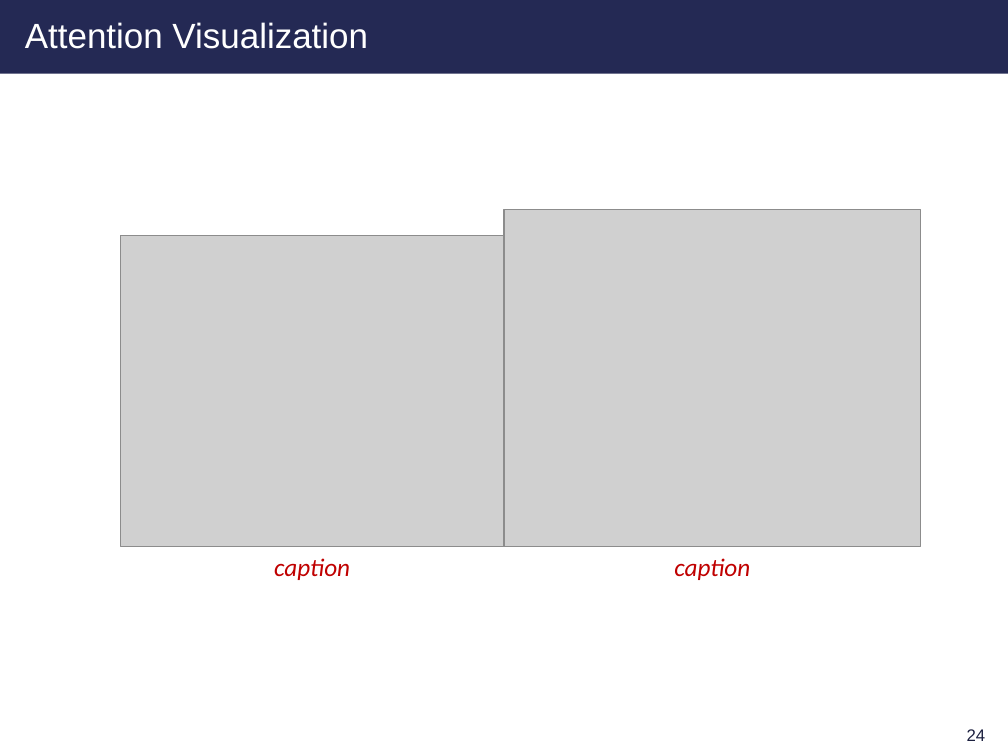
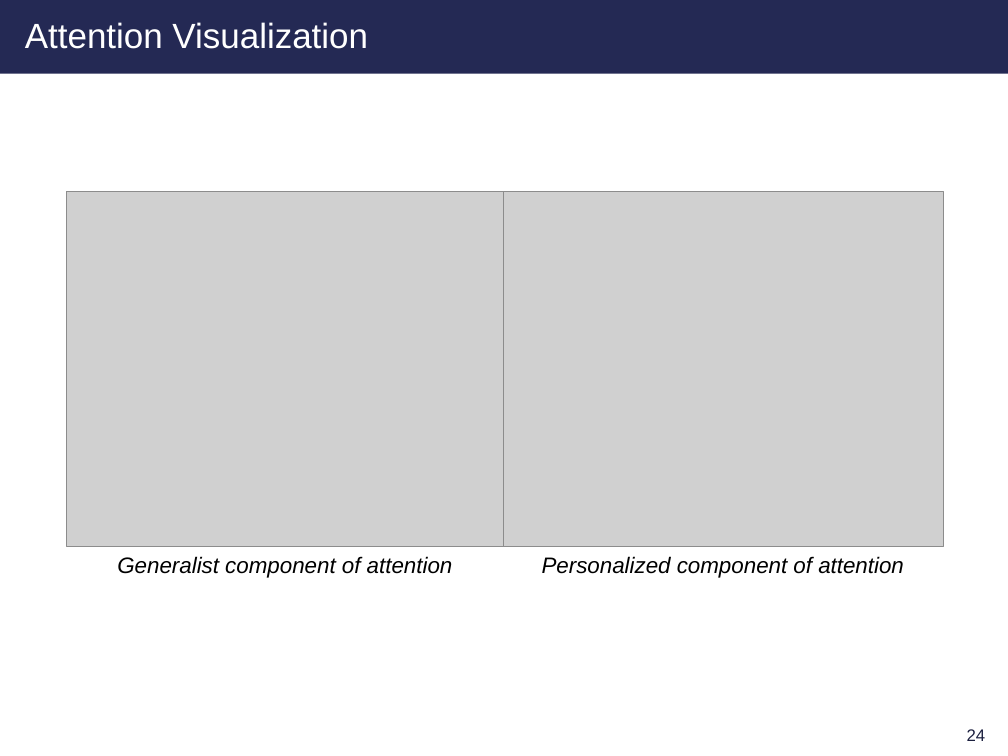
Before and after one commit to clara-gdef/defense, a slide deck: slide 25 of defense.pptx. Drawn at 1008x756 pixels with LibreOffice and Linux fonts; fonts in the diff are those of the drawing; grey boxes stand for pictures; background and template pictures are left out. Boxes give left, top, right and bottom in pixels: in the first picture for what was removed or moved away, otherwise in the second. Text is boxed around its words. In the diff, an @@ line names an element or a change of style, - is before the commit and + after.

Commit message:
wip

```diff
--- a/defense.pptx
+++ b/defense.pptx
@@ picture: place and size @@
-picture at <box>120,236,504,546</box>
+picture at <box>67,192,504,546</box>
@@ picture: place and size @@
-picture at <box>504,210,920,546</box>
+picture at <box>504,192,943,546</box>
@@ text at <box>117,556,453,578</box>: text changed; size 18 to 16 pt; font Calibri to Arial; text colour #C00000 to #000000 @@
-caption
+Generalist component of attention
@@ text added at <box>542,556,904,578</box>, 16 pt, text #000000, italic @@
+Personalized component of attention
@@ text removed at <box>674,558,750,580</box> @@
-caption
```
Also in this commit, not shown: 10 other slides changed, 1 slide added, 1 slide removed.
